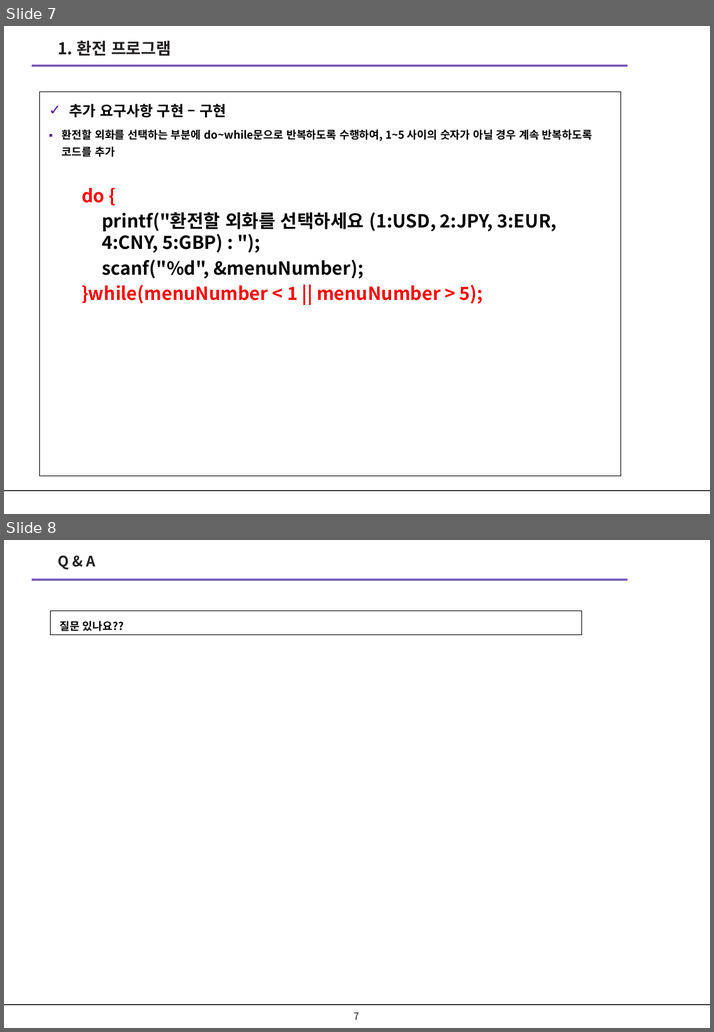
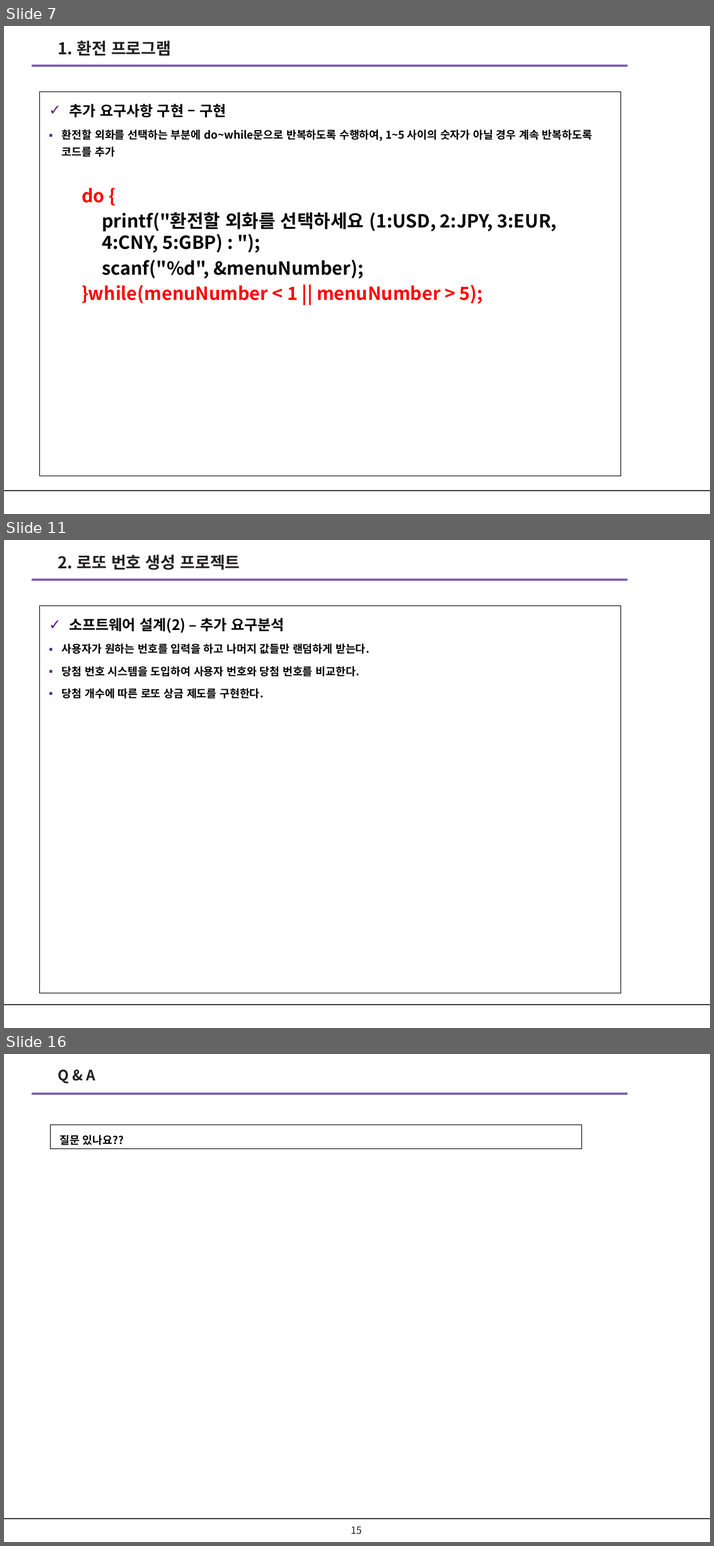
Before and after one commit to kimyudoo/KOPO_PBL_CODING, a slide deck: ppt/문제해결을위한_소프트웨어코딩_PBL_2_응용.pptx. Shown one above the other, each under a label of ours: slides 7 and 8 before the commit, slides 7, 11 and 16 after it; the slides between them are not shown. The pictures are 714x1032 and 714x1546 pixels, drawn with LibreOffice and Linux fonts; fonts in the diff are those of the drawing; background and template pictures are left out. Boxes give left, top, right and bottom in pixels: in the first picture for what was removed or moved away, otherwise in the second. Text is boxed around its words. In the diff, an @@ line names an element or a change of style, - is before the commit and + after.

```diff
--- a/ppt/문제해결을위한_소프트웨어코딩_PBL_2_응용.pptx
+++ b/ppt/문제해결을위한_소프트웨어코딩_PBL_2_응용.pptx
@@ slide 11 added at (4,540,710,1028), background #FFFFFF; not listed: 2 template elements that a slide beside it also shows @@
@@ text added at (58,554,240,570), 18 pt, text #221F1F, bold @@
+2. 로또 번호 생성 프로젝트
@@ rectangle added at (40,606,621,994), outline #000000 0.75 pt, 12 pt, text #000000, bold @@
+✓ 소프트웨어 설계(2) – 추가 요구분석
+▪ 사용자가 원하는 번호를 입력을 하고 나머지 값들만 랜덤하게 받는다.
+▪ 당첨 번호 시스템을 도입하여 사용자 번호와 당첨 번호를 비교한다.
+▪ 당첨 개수에 따른 로또 상금 제도를 구현한다.
@@ what was slide 8 is now slide 16 @@
@@ page number at (350,1526,362,1534): text changed @@
-7
+15
```
Also in this commit, not shown: 7 other slides added, 3 other files.
